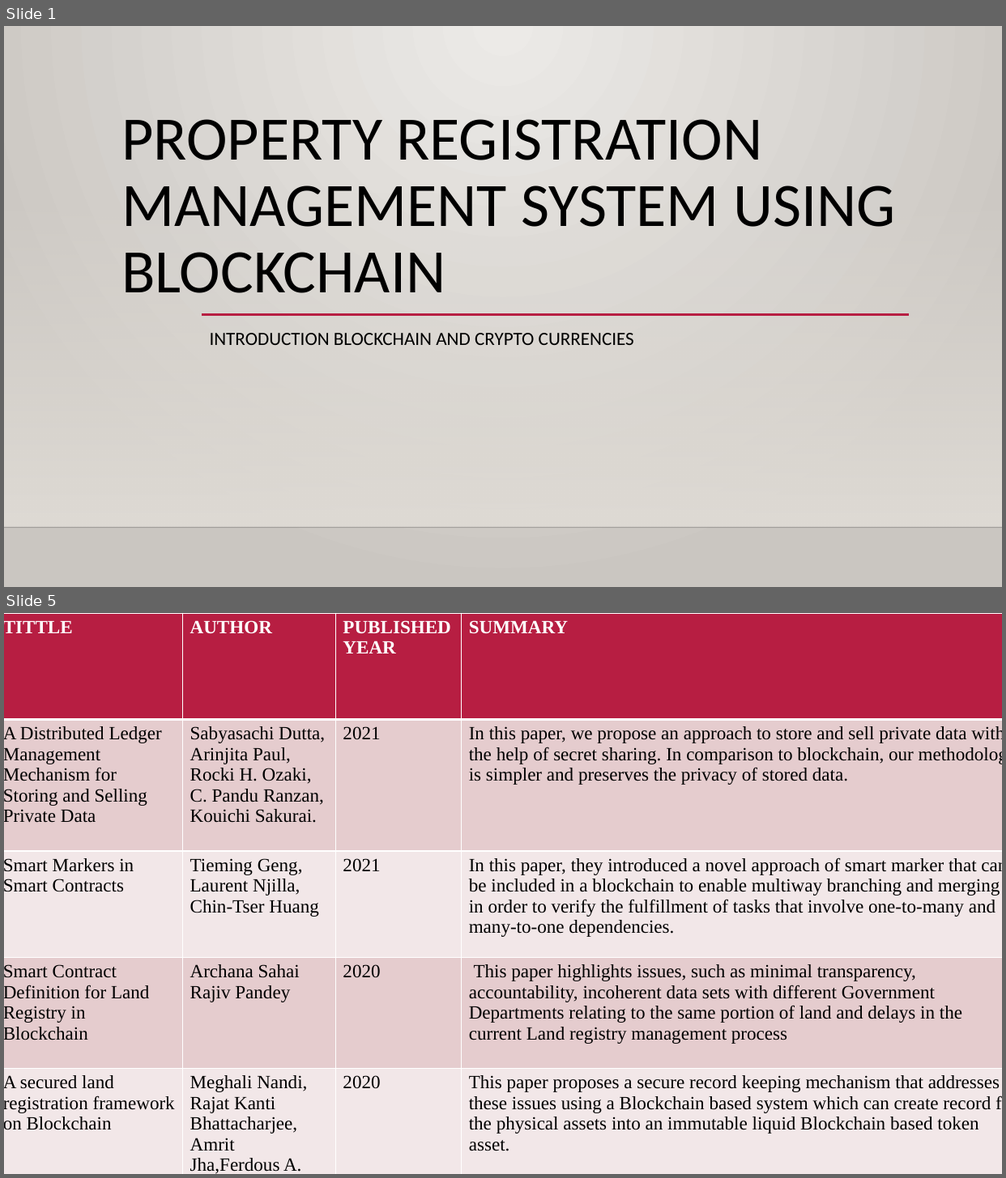
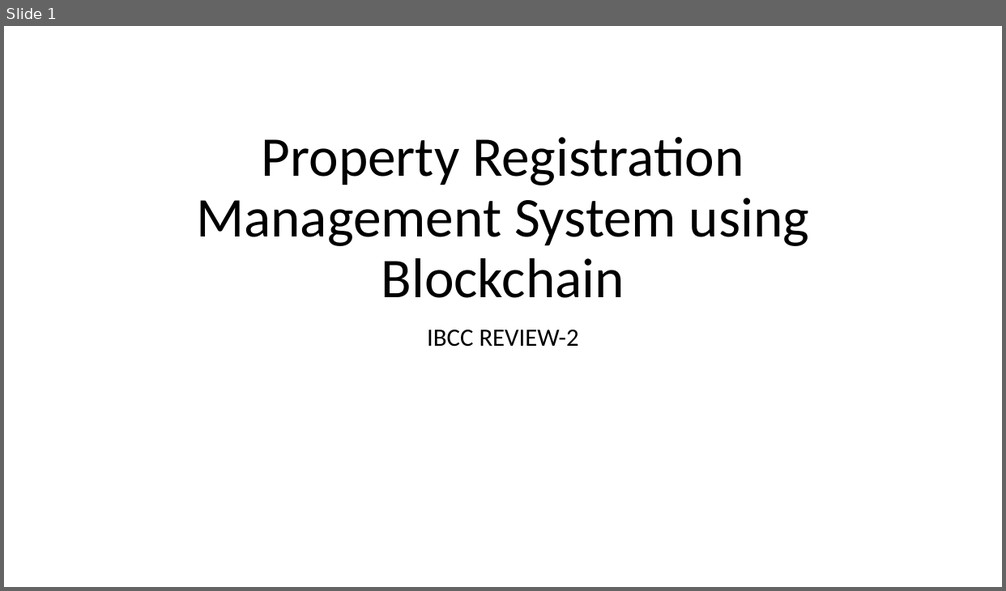
Before and after one commit to KL-Security/Land-Registration, a slide deck: Property_Registration_Management_System_using_Blockchain_REVIEW.pptx. Shown one above the other, each under a label of ours: slides 1 and 5 before the commit, slide 1 after it; the slides between them are not shown. The pictures are 1006x1178 and 1006x591 pixels, drawn with LibreOffice and Linux fonts; fonts in the diff are those of the drawing; background and template pictures are left out. Boxes give left, top, right and bottom in pixels: in the first picture for what was removed or moved away, otherwise in the second. Text is boxed around its words. In the diff, an @@ line names an element or a change of style, - is before the commit and + after.

```diff
--- a/Property_Registration_Management_System_using_Blockchain_REVIEW.pptx
+++ b/Property_Registration_Management_System_using_Blockchain_REVIEW.pptx
@@ slide 5 removed at (x1=4, y1=613, x2=1002, y2=1174), background gradient #ECEAE7 to #CAC7C1; not listed: 2 template elements that a slide beside it also shows @@
@@ table removed at (x1=4, y1=613, x2=1002, y2=1174), 5 rows, 4 columns @@
-TITTLE | AUTHOR | PUBLISHED YEAR | SUMMARY
-A Distributed Ledger Management Mechanism for Storing and Selling Private Data | Sabyasachi Dutta, Arinjita Paul, / Rocki H. Ozaki, / C. Pandu Ranzan, / Kouichi Sakurai. | 2021 | In this paper, we propose an approach to store and sell private data with the help of secret sharing. In comparison to blockchain, our methodology is simpler and preserves the privacy of stored data.
-Smart Markers in Smart Contracts | Tieming Geng, Laurent Njilla, / Chin-Tser Huang | 2021 | In this paper, they introduced a novel approach of smart marker that can be included in a blockchain to enable multiway branching and merging in order to verify the fulfillment of tasks that involve one-to-many and many-to-one dependencies.
-Smart Contract Definition for Land Registry in Blockchain | Archana Sahai / Rajiv Pandey | 2020 | This paper highlights issues, such as minimal transparency, accountability, incoherent data sets with different Government Departments relating to the same portion of land and delays in the current Land registry management process
-A secured land registration framework on Blockchain | Meghali Nandi, / Rajat Kanti Bhattacharjee, Amrit Jha,Ferdous A. Barbhuiya | 2020 | This paper proposes a secure record keeping mechanism that addresses these issues using a Blockchain based system which can create record for the physical assets into an immutable liquid Blockchain based token asset.
@@ slide 1 changed as well @@
@@ background gradient #ECEAE7 to #CAC7C1 to #FFFFFF @@
@@ title at (x1=196, y1=137, x2=809, y2=298): text changed; size 59.4 to 54 pt @@
-PROPERTY REGISTRATION MANAGEMENT SYSTEM USING BLOCKCHAIN
+Property Registration Management System using Blockchain
@@ rectangle removed at (x1=4, y1=191, x2=1002, y2=527) @@
@@ line removed from (202, 315) to (909, 315) @@
@@ subtitle at (x1=427, y1=330, x2=579, y2=347): text changed; size 18 to 24 pt @@
-INTRODUCTION BLOCKCHAIN AND CRYPTO CURRENCIES
+IBCC REVIEW-2
@@ line removed from (4, 527) to (1002, 527) @@
```
Also in this commit, not shown: 3 other slides changed, 1 slide added, 3 other slides removed.
